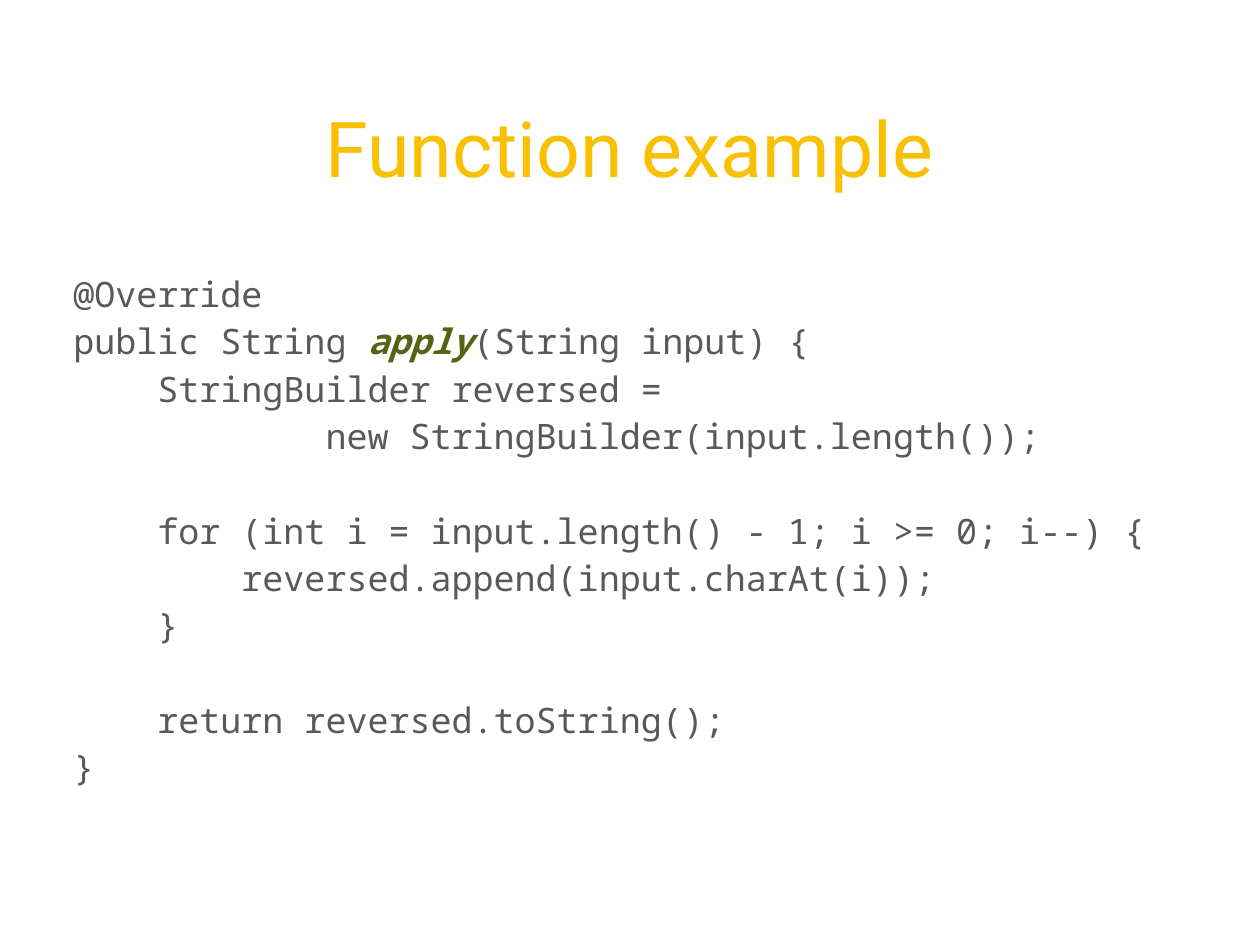
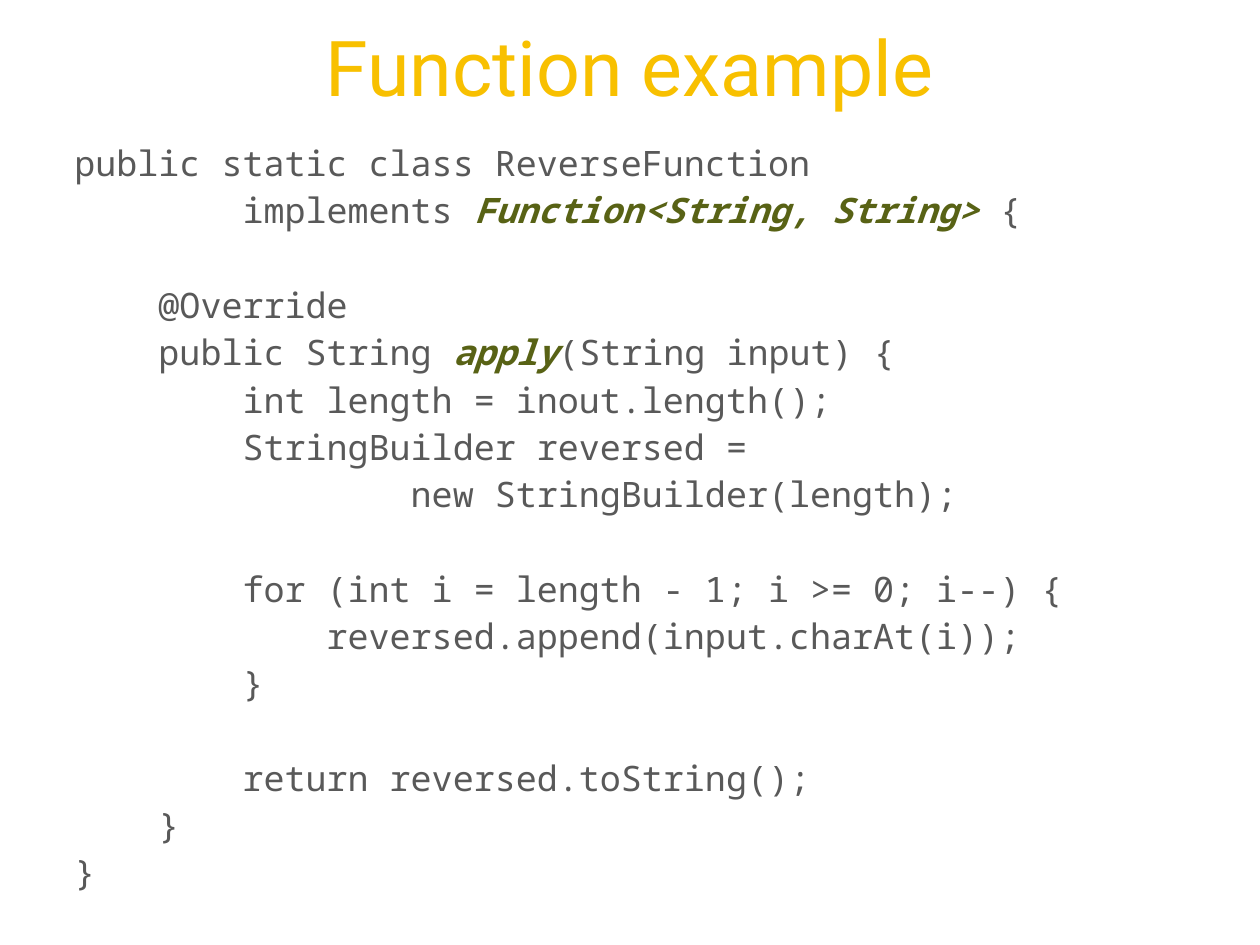
Before and after one commit to twoqubed/JavaMUG-Guava, a slide deck: slide 42 of JavaMUG - Guava.pptx (slide 41 before the commit). Drawn at 1260x945 pixels with LibreOffice and Linux fonts; fonts in the diff are those of the drawing; background and template pictures are left out. Boxes give left, top, right and bottom in pixels: in the first picture for what was removed or moved away, otherwise in the second. Text is boxed around its words. In the diff, an @@ line names an element or a change of style, - is before the commit and + after.

```diff
--- a/JavaMUG - Guava.pptx
+++ b/JavaMUG - Guava.pptx
@@ title "Function example": place and size @@
-title "Function example" at box(326, 119, 933, 193)
+title "Function example" at box(326, 38, 933, 112)
@@ text at box(74, 149, 1021, 800): paragraph added @@
+}
@@ text "public static class ReverseFunction": place and size @@
-text "public static class ReverseFunction" at box(73, 280, 1103, 742)
+text "public static class ReverseFunction" at box(74, 149, 1021, 800)
@@ text at box(74, 149, 979, 232): paragraphs added @@
+public static class ReverseFunction
+implements Function<String, String> {
@@ text at box(243, 386, 831, 422): paragraph added @@
+int length = inout.length();
@@ text at box(243, 480, 1020, 611): text changed @@
-new StringBuilder(input.length());
-for (int i = input.length() - 1; i >= 0; i--) {
+new StringBuilder(length);
+for (int i = length - 1; i >= 0; i--) {
```
Also in this commit, not shown: 1 other slide changed, 2 slides added.
